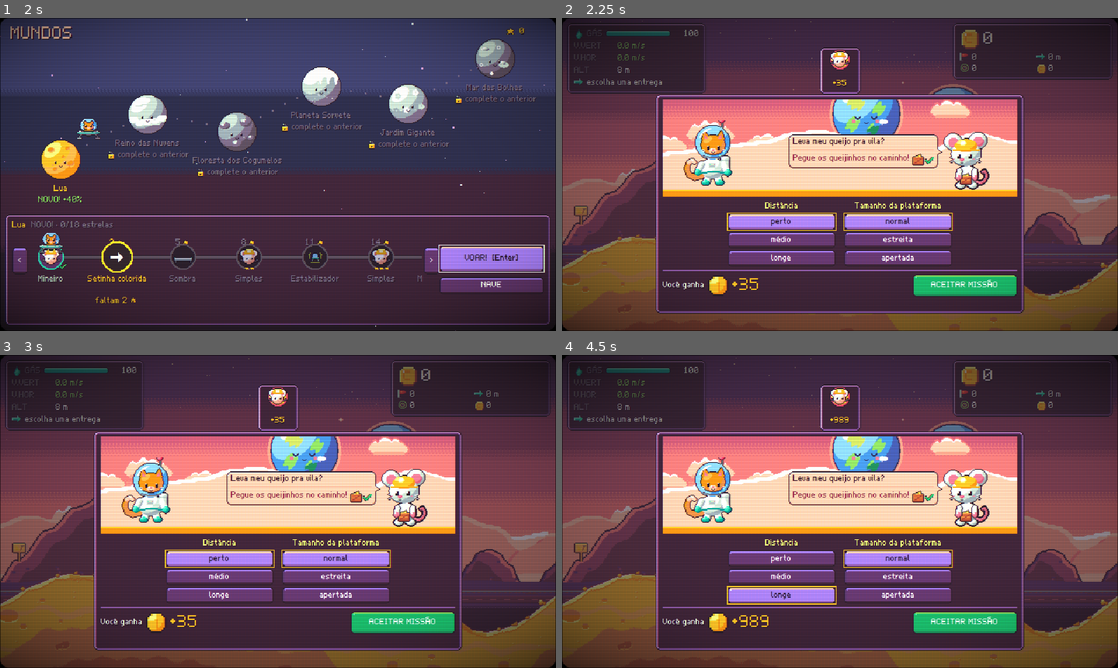
Above: before the commit, frames 1-4 (two rows, left to right).
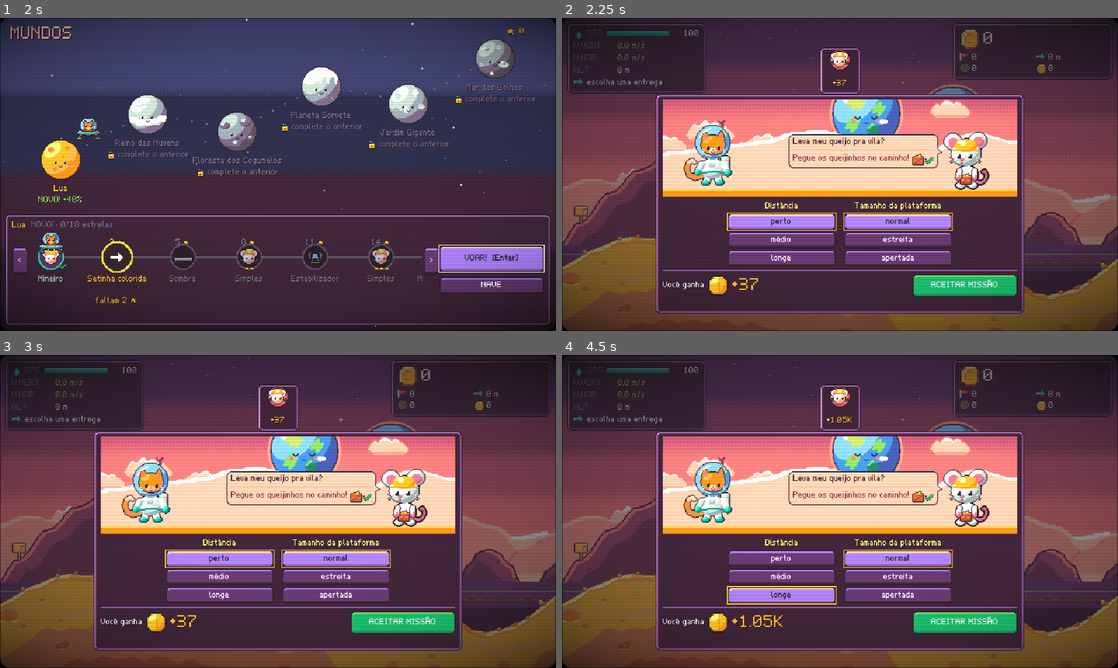
Above: after the commit, the same moments.

Repository: valdersonjr/incremental-lander
Game: Godot game, scene res://game/main.tscn
Two runs of this game, one before a commit and one after it. Both use one fixed random seed, a clock stepped at 60 frames per second and the inputs below.
Inputs (mouse positions are in pixels of both pictures, inside the frame that each line leads up to):
- Up to frame 1 (2 s): click "Jogar" at 0.5 s; tap Enter (confirm) at 1.25 s; move the mouse to (400, 158) at 1.27 s; hold D (rotate_right) from 1.28 s (still down); hold Enter (confirm) from 1.28 s (still down); click (400, 158) at 1.42 s; tap Space at 1.52, 1.82 s
- Up to frame 2 (2.25 s): release D (rotate_right) at 2 s; release Enter (confirm) at 2 s; click "VOAR! [Enter]" at 2 s
- Up to frame 3 (3 s): click "perto" at 2.75 s
- Up to frame 4 (4.5 s): click "médio" at 3.5 s; click "longe" at 4.25 s

Frame 1 is identical in both runs. In frame 2, less than 0.1% of the frame differs, in the area x 33-52%, y 20-87%; in frame 3, less than 0.1%; in frame 4, 0.2%, in the area x 31-53%, y 19-87%.

Commit message:
Economia v18: pagamento que acompanha o minijogo
Auditoria (etapa da economia):
- crédito parcial (fail_mult + (1 - fail_mult) x parte cumprida) nas Nuvens,
  Jardim e Bolhas; a Flight manda partial para a RunState;
- Lua: Simples mult 1/1/1 e bônus dos queijinhos por estrela 0,15/0,40/0,75;
- Cogumelos: bônus 0,15 pelos chapéus quicados;
- takeoff_twr: Jardim 1,3 e Bolhas 1,9/2,1/2,5 (só oferece a estrela que dá
  para controlar); cartão de oferta mostra o bônus do minijogo.
Simulação: mundos abrem ±10% da v17; paridade 43 grupos.

Co-Authored-By: Claude Opus 5.5 <noreply@anthropic.com>
Claude-Session: https://claude.ai/code/session_01JhKCi9Us7j2H5LJGQ5fDNT

Diff:
--- a/data/economy.json
+++ b/data/economy.json
@@ -1,6 +1,6 @@
 {
   "meta": {
-    "version": 17,
+    "version": 18,
     "notes": "v7: v6 + variedade nas entregas (plataformas normal/estreita/apertada com multiplicador, combo de pousos  …(2659 unchanged characters)…
   },
   "physics": {
@@ -375,7 +375,11 @@
         "credits": 1.0
       },
       "mission": "simple",
-      "mission_bonus": 0.15
+      "mission_bonus": [
+        0.15,
+        0.4,
+        0.75
+      ]
     },
     {
       "id": "nuvens",
@@ -395,7 +399,8 @@
       "hazard": {
         "crash": 0.02
       },
-      "mission": "passenger"
+      "mission": "passenger",
+      "partial_frac_model": 0.6
     },
     {
       "id": "cogumelos",
@@ -415,7 +420,8 @@
       "hazard": {
         "crash": 0.01
       },
-      "mission": "soft"
+      "mission": "soft",
+      "mission_bonus": 0.15
     },
     {
       "id": "sorvete",
@@ -455,7 +461,9 @@
       "hazard": {
         "dv": 0.08
       },
-      "mission": "heavy"
+      "mission": "heavy",
+      "partial_frac_model": 0.6,
+      "takeoff_twr": 1.3
     },
     {
       "id": "bolhas",
@@ -475,7 +483,13 @@
       "hazard": {
         "crash": 0.02
       },
-      "mission": "tow"
+      "mission": "tow",
+      "partial_frac_model": 0.5,
+      "takeoff_twr": [
+        1.9,
+        2.1,
+        2.5
+      ]
     }
   ],
   "contracts": {
@@ -570,10 +584,10 @@
               "mult": 1.0
             },
             {
-              "mult": 1.15
+              "mult": 1.0
             },
             {
-              "mult": 1.3
+              "mult": 1.0
             }
           ]
         },
@@ -852,7 +866,8 @@
           "star": 3
         }
       ],
-      "simple_offers": 3
+      "simple_offers": 3,
+      "notes_v18": "v18 (auditoria dos minijogos): credito parcial (EconMath.fail_pay: fail_mult + (1 - fail_mult) x parte cumprida do minijogo; modelo usa planets[].partial_frac_model); planets[].mission_bonus pode ser lista por estrela (Lua: a estrela vale pelos queijinhos, Simples mult 1/1/1); planets[].takeoff_twr = folga de empuxo minima do pedido-assinatura (Jardim 1,3; Bolhas por estrela, inclui a carga no cabo)."
     },
     "reputation": {
       "notes": "v14: Reputacao por ratinho (tipo de missao), permanente. Entrega com a regra cumprida = points_ok; com  …(248 unchanged characters)…
--- a/game/flight/flight.gd
+++ b/game/flight/flight.gd
@@ -411,11 +411,13 @@
 		"dir": target_dir,
 		"mission": mission,
 		"failed": failed.duplicate(),
+		"partial": minigame_partial(),
 		"mission_ok": failed.is_empty() and not crashed,
 		"leg": taxi_stage,
 		"gift": gift_kind if gift_taken else "",
 		"gift_pay": (EconMath.gift_value(planet_id, target_distance_m, stats, gift_kind) if gift_taken else 0.0)
-				+ (EconMath.minigame_pay(planet_id, target_distance_m, stats, float(minigame_got) / minigame_total)
+				+ (EconMath.minigame_pay(planet_id, target_distance_m, stats, float(minigame_got) / minigame_total,
+						maxi(1, int(mission.get("star", 1))))
 				if minigame_total > 0 else 0.0) if not crashed else 0.0,
 		"minigame": [minigame_got, minigame_total],
 		"mg_extra": snappedf(minigame_extra, 0.01),
@@ -963,6 +965,22 @@
 		s.position = Vector2(float(s.get_meta("x0")) + sin(y * 0.08) * 2.0, y)
 
 
+## v18: credito parcial da regra do mundo que falhou pelo minijogo ({kind: parte cumprida 0..1}): Nuvens = carneirinhos
+## que chegaram, Jardim = vaos passados, Bolhas = 0,5 se o bau chegou (molhado/rachado) e 0 sem bau.
+func minigame_partial() -> Dictionary:
+	if minigame_total <= 0:
+		return {}
+	var frac := float(minigame_got) / float(minigame_total)
+	match planet_id:
+		"nuvens":
+			return {"passenger": frac}
+		"jardim":
+			return {"heavy": frac}
+		"bolhas":
+			return {"tow": 0.5 if chest_got else 0.0}
+	return {}
+
+
 ## Texto do placar do minijogo para o HUD ("" sem minijogo).
 func minigame_text() -> String:
 	if minigame_total <= 0:
--- a/game/main.gd
+++ b/game/main.gd
@@ -377,7 +377,7 @@
 		gift += _taxi_gift_pay
 	var stars_before := _run.stars
 	var rewards := _run.complete_delivery(dist, result["quality"], result["gas_used"], result.get("failed", []), gift,
-			bool(result.get("perfect", false)))
+			bool(result.get("perfect", false)), result.get("partial", {}))
 	var rep_kind := str(_run.deliveries[-1].get("rep_kind", "simple"))
 	var rep_before := GameState.rep_level(rep_kind)
 	GameState.rep_points = _run.rep_points.duplicate()
--- a/scripts/economy/econ_math.gd
+++ b/scripts/economy/econ_math.gd
@@ -313,9 +313,33 @@
 
 
 ## v17: bonus do minijogo do mundo (planets[].mission_bonus x pagamento-base) pela fracao cumprida (0..1).
-static func minigame_pay(planet_id: String, distance: float, stats: Dictionary, frac: float) -> float:
-	return float(_find("planets", planet_id).get("mission_bonus", 0.0)) * contract_pay(planet_id, distance, stats, 0.0) \
-			* clampf(frac, 0.0, 1.0)
+static func minigame_pay(planet_id: String, distance: float, stats: Dictionary, frac: float, star: int = 1) -> float:
+	return mission_bonus_at(planet_id, star) * contract_pay(planet_id, distance, stats, 0.0) * clampf(frac, 0.0, 1.0)
+
+
+## v18: bonus do minijogo do mundo na estrela (planets[].mission_bonus: numero ou lista por estrela).
+static func mission_bonus_at(planet_id: String, star: int = 1) -> float:
+	var b: Variant = _find("planets", planet_id).get("mission_bonus", 0.0)
+	if b is Array:
+		return float(b[clampi(star, 1, (b as Array).size()) - 1])
+	return float(b)
+
+
+## v18: folga minima de empuxo do pedido-assinatura do mundo (planets[].takeoff_twr); outros pedidos: 1,05.
+static func takeoff_twr(planet_id: String, kind_id: String, star: int) -> float:
+	var p := _find("planets", planet_id)
+	var t: Variant = p.get("takeoff_twr", null)
+	if t == null or kind_id != str(p.get("mission", "")):
+		return 1.05
+	if t is Array:
+		return float(t[clampi(star, 1, (t as Array).size()) - 1])
+	return float(t)
+
+
+## v18: fator de pagamento de uma regra que falhou com credito parcial (fail_mult + (1 - fail_mult) x parte 0..1).
+static func fail_pay(level: Dictionary, partial: float = 0.0) -> float:
+	var fm := float(level.get("fail_mult", 1.0))
+	return fm + (1.0 - fm) * clampf(partial, 0.0, 1.0)
 
 
 ## Sorteia o presente do salto: "" (sem presente; chance da spec) ou o id do tipo (pelos pesos).
@@ -372,14 +396,14 @@
 
 
 ## Multiplicador de pagamento. failed = kinds das partes cuja regra falhou.
-static func mission_mult(mission: Dictionary, failed: Array = []) -> float:
+static func mission_mult(mission: Dictionary, failed: Array = [], partial: Dictionary = {}) -> float:
 	var parts: Array = mission.get("parts", [])
 	if parts.is_empty():
 		return 1.0
 	var fail := 1.0
 	for p: Dictionary in parts:
 		if failed.has(p["kind"]):
-			fail *= float(mission_level(p["kind"], int(p["star"])).get("fail_mult", 1.0))
+			fail *= fail_pay(mission_level(p["kind"], int(p["star"])), float(partial.get(p["kind"], 0.0)))
 	var m := 1.0
 	if mission["kind"] == "double":
 		var mx := float(mission_spec().get("double", {}).get("max_mult", 3.0))
@@ -578,7 +602,7 @@
 ## A nave decola com a regra (Pesada divide o motor)?
 static func _flies(planet_id: String, stats: Dictionary, kind_id: String, star: int) -> bool:
 	var div := float(mission_level(kind_id, star).get("thrust_div", 1.0))
-	return float(stats["thrust"]) / div > float(_find("planets", planet_id)["gravity"]) * 1.05
+	return float(stats["thrust"]) / div > float(_find("planets", planet_id)["gravity"]) * takeoff_twr(planet_id, kind_id, star)
 
 
 static func _pick(weights: Array[float], rng: RandomNumberGenerator) -> int:
--- a/scripts/run/run_state.gd
+++ b/scripts/run/run_state.gd
@@ -109,8 +109,8 @@
 		"mission": m,
 		"mission_mult": mm,
 		"mult": float(EconMath.pad_tier(tier)["mult"]),
-		"pay_best": _pay(d, d2, 1.0, tier, mm, str(m.get("kind", "simple"))),
-		"pay_typical": _pay(d, d2, 0.7, tier, mm, str(m.get("kind", "simple"))),
+		"pay_best": _pay(d, d2, 1.0, tier, mm, str(m.get("kind", "simple"))) + _mg_pay(d, m, 1.0),
+		"pay_typical": _pay(d, d2, 0.7, tier, mm, str(m.get("kind", "simple"))) + _mg_pay(d, m, 0.7),
 		"gas_est": gas_est,
 		"reachable": gas_est <= gas_left,
 	}
@@ -120,7 +120,13 @@
 func pay_for_tier(index: int, tier: String) -> float:
 	var d: float = offers[index]
 	var m: Dictionary = offer_mission[index]
-	return _pay(d, leg2_m(m, d), 0.7, tier, EconMath.mission_mult(m), str(m.get("kind", "simple")))
+	return _pay(d, leg2_m(m, d), 0.7, tier, EconMath.mission_mult(m), str(m.get("kind", "simple"))) + _mg_pay(d, m, 0.7)
+
+
+## v18: bonus do minijogo do mundo que o pedido pode render (frac = parte cumprida estimada; Lua: queijinhos da
+## estrela, Cogumelos: quiques) — o cartao mostra o que a estrela maior vale.
+func _mg_pay(d: float, m: Dictionary, frac: float) -> float:
+	return EconMath.minigame_pay(planet_id, d, stats, frac, maxi(1, int(m.get("star", 1))))
 
 
 ## Gas estimado de uma missao de distancia d (os 2 trechos do taxi; Pesada divide o motor; Cabo x dv_mult).
@@ -205,15 +211,16 @@
 ## e devolve as recompensas {recurso: qtd}. Depois a Reputacao do ratinho: regra cumprida soma pontos (pouso perfeito
 ## soma mais); falhou = 0.
 ## gift_pay = creditos do presente pego no alto do morro (EconMath.gift_value; v10), somados ao pagamento.
-## failed = kinds das regras da missao taken_mission que falharam (paga mult x fail_mult; nunca acaba o run).
+## failed = kinds das regras da missao taken_mission que falharam (paga mult x fail_mult; nunca acaba o run);
+## partial = {kind: parte cumprida} do minijogo (v18: credito parcial, EconMath.fail_pay).
 ## Taxi: distance = 1o trecho; o 2o (leg2 x distance) tambem paga. Ganha estrelas (stars.per_delivery).
 ## Detalhes da conta ficam em deliveries[-1] (base, mult, rep, missao) para o HUD mostrar.
 func complete_delivery(distance: float, quality: float, gas_used: float, failed: Array = [],
-		gift_pay: float = 0.0, perfect: bool = false) -> Dictionary:
+		gift_pay: float = 0.0, perfect: bool = false, partial: Dictionary = {}) -> Dictionary:
 	var kind := str(taken_mission.get("kind", "simple"))
 	var rep := EconMath.reputation_mult(rep_level(kind))
 	var mult := float(EconMath.pad_tier(taken_tier)["mult"])
-	var mm := EconMath.mission_mult(taken_mission, failed)
+	var mm := EconMath.mission_mult(taken_mission, failed, partial)
 	var pay := _pay(distance, leg2_m(taken_mission, distance), quality, taken_tier, mm, kind) + gift_pay
 	var rewards := {}
 	var weights: Dictionary = _planet.get("rewards", {"credits": 1.0})
--- a/tests/integration/minigame_flow.gd
+++ b/tests/integration/minigame_flow.gd
@@ -71,6 +71,8 @@
 	_check("nuvens_corrente_empurra_para_cima", n.lander.env_accel.y < 0.0)
 	n._judge_mission({"vy": 1.0}, 0.9)
 	_check("nuvens_faltou_carneirinho_paga_menos", n.failed.has("passenger"))
+	_check("nuvens_credito_parcial", is_equal_approx(float(n.minigame_partial().get("passenger", -1.0)),
+			float(n.minigame_got) / float(n.minigame_total)))
 	_check("verbo_das_nuvens", n.minigame_verb() == "Junte!")
 	n.queue_free()
 	await get_tree().process_frame
@@ -166,6 +168,7 @@
 		bo._tow.pos.y = float(bo._water["y"]) + 20.0
 		bo._tick_minigame()
 	_check("bolhas_bau_no_mar_molha", bo.chest_wet and bo.failed.has("tow"))
+	_check("bolhas_bau_molhado_paga_metade_do_que_falta", bo.minigame_partial() == {"tow": 0.5})
 	var bx: float = float(bo._bubbles[0]["x"])
 	bo.lander.global_position = Vector2(bx, float(bo._water["y"]) - 30.0)
 	bo._tick_minigame()
--- a/tests/test_econ_math.gd
+++ b/tests/test_econ_math.gd
@@ -29,6 +29,13 @@
 		"gift_gas": EconMath.gift_gas(st, "gas"),
 		"run_fatigue_5": EconMath.run_fatigue_mult(5),
 		"minigame_pay": [EconMath.minigame_pay("luna", 900.0, st, 0.5), EconMath.minigame_pay("nuvens", 900.0, st, 1.0)],
+		"minigame_pay_star": [EconMath.minigame_pay("luna", 900.0, st, 0.8, 3),
+				EconMath.minigame_pay("cogumelos", 900.0, st, 2.0 / 3.0, 2)],
+		"mission_partial": [EconMath.mission_mult({"kind": "passenger", "star": 3, "parts": [{"kind": "passenger", "star": 3}]},
+				["passenger"], {"passenger": 0.6}),
+				EconMath.mission_mult({"kind": "heavy", "star": 2, "parts": [{"kind": "heavy", "star": 2}]}, ["heavy"], {})],
+		"takeoff_twr": [EconMath.takeoff_twr("jardim", "heavy", 2), EconMath.takeoff_twr("bolhas", "tow", 3),
+				EconMath.takeoff_twr("bolhas", "simple", 1), EconMath.takeoff_twr("luna", "simple", 1)],
 		"road_nuvens": EconMath.road("nuvens").map(func(s: Dictionary) -> String: return s["id"]),
 		"road_reached_cog": EconMath.road_reached_now(11, ["soft1"], "cogumelos").map(func(s: Dictionary) -> String: return s["id"]),
 		"next_world": [EconMath.next_world("luna"), EconMath.next_world("jardim"), EconMath.next_world("bolhas")],
Not shown, added: tests/integration/minigame_geometry.gd.uid
Not shown, changed: .claude/skills/economy-balance/references/patterns/INDEX.md
Not shown, added: .claude/skills/economy-balance/references/patterns/minigame-graded-reward.md
Not shown, changed: .claude/skills/economy-balance/scripts/econ.py
Not shown, changed: balance/CHANGELOG.md
Not shown, added: balance/sims/2026-10-08-v18-minigames.py
Not shown, changed: docs/DECISIONS.md
Not shown, changed: tests/test_econ_parity.py
